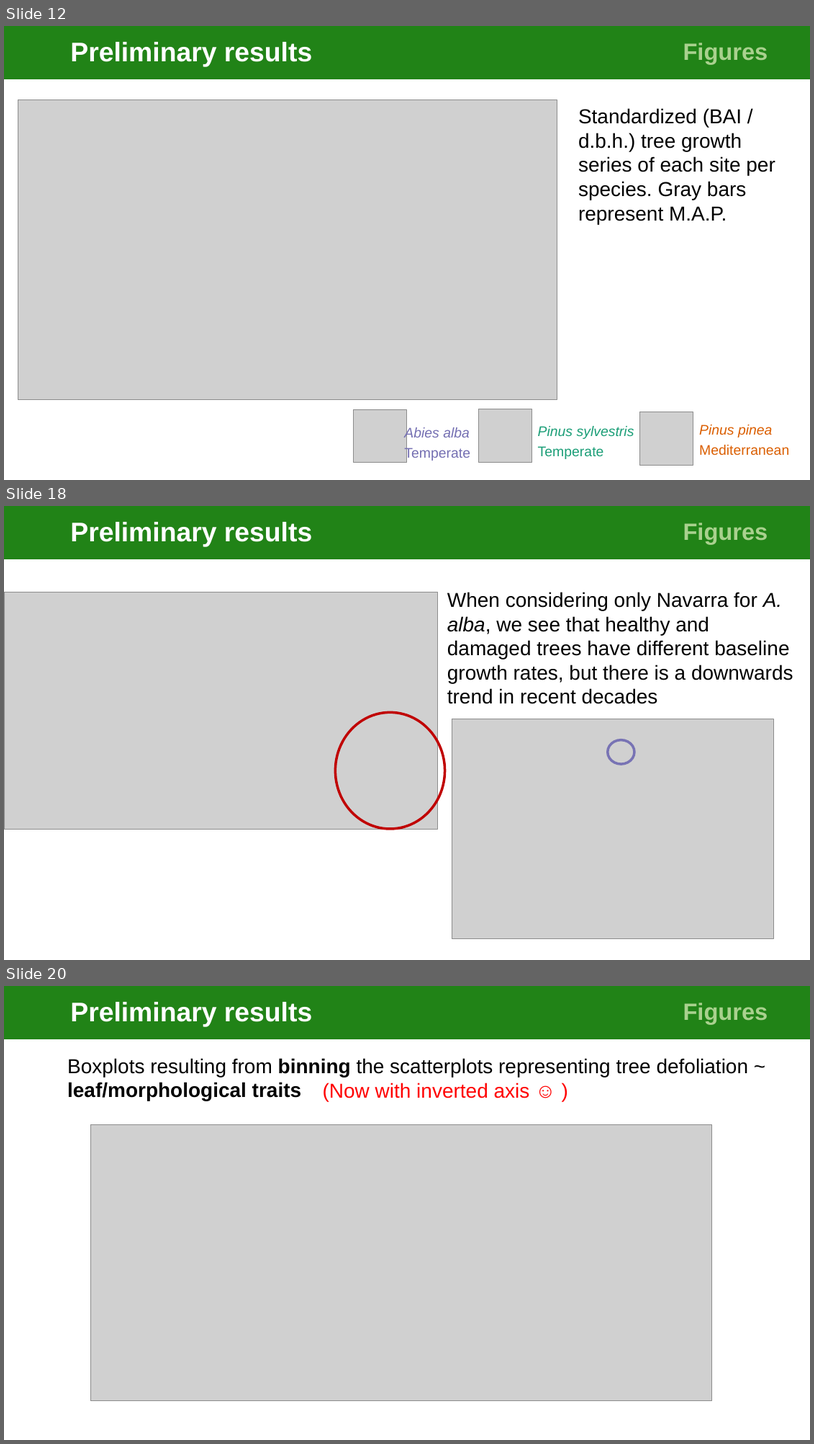
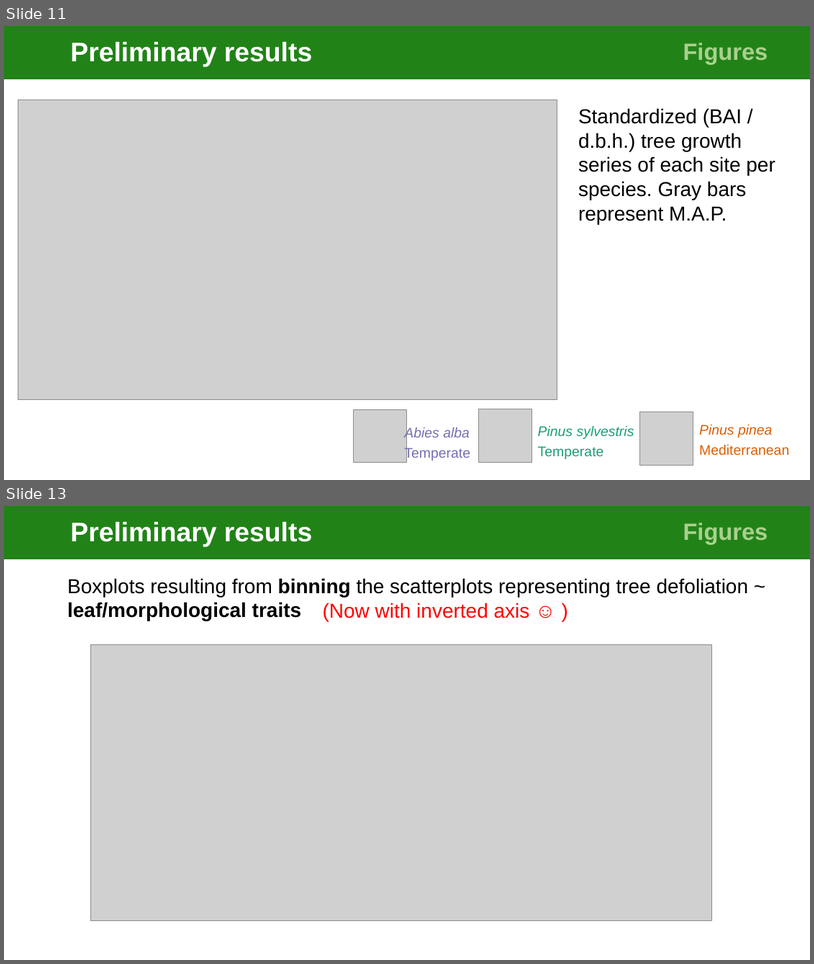
Before and after one commit to cris-fernandez/Tesis_Individuo, a slide deck: 06_ppts/exploratory_analysis_figures_v2-CFB.pptx. Shown one above the other, each under a label of ours: slides 12, 18 and 20 before the commit, slides 11 and 13 after it; the slides between them are not shown. The pictures are 814x1444 and 814x964 pixels, drawn with LibreOffice and Linux fonts; fonts in the diff are those of the drawing; grey boxes stand for pictures. Boxes give left, top, right and bottom in pixels: in the first picture for what was removed or moved away, otherwise in the second. Text is boxed around its words. In the diff, an @@ line names an element or a change of style, - is before the commit and + after.

```diff
--- a/06_ppts/exploratory_analysis_figures_v2-CFB.pptx
+++ b/06_ppts/exploratory_analysis_figures_v2-CFB.pptx
@@ slide 18 removed at box(4, 506, 810, 960), background #FFFFFF @@
@@ title removed at box(4, 506, 646, 559) @@
-Preliminary results
@@ rectangle removed at box(646, 506, 810, 559) @@
-Figures
@@ text removed at box(448, 592, 794, 704) @@
-  When considering only Navarra for A. alba, we see that healthy and damaged trees have different baseline growth rates, but there is a downwards trend in recent decades
@@ picture removed at box(4, 592, 437, 829) @@
@@ ellipse removed at box(335, 713, 445, 829) @@
@@ picture removed at box(453, 719, 774, 939) @@
@@ ellipse removed at box(608, 739, 635, 764) @@
@@ what was slide 12 is now slide 11 @@
@@ what was slide 20 is now slide 13 @@
```
Also in this commit, not shown: 6 slides changed, 2 slides added, 8 other slides removed.
